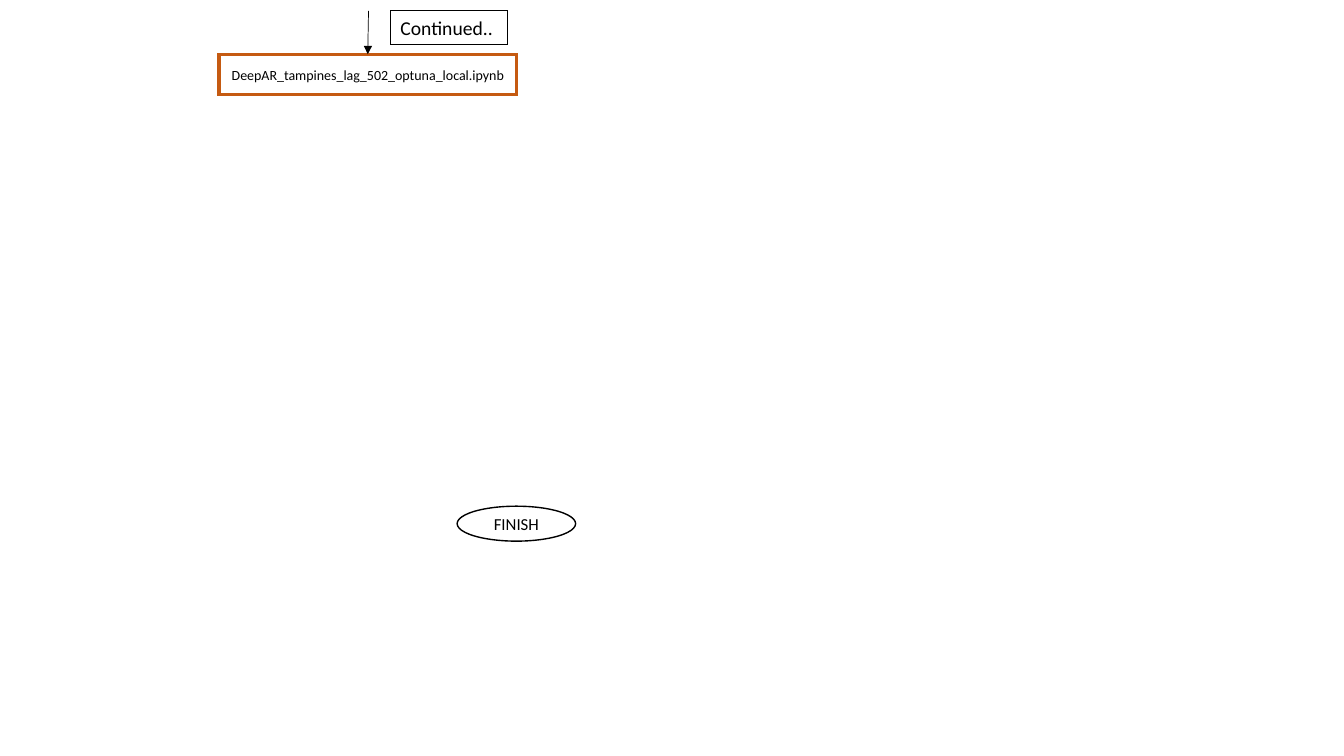
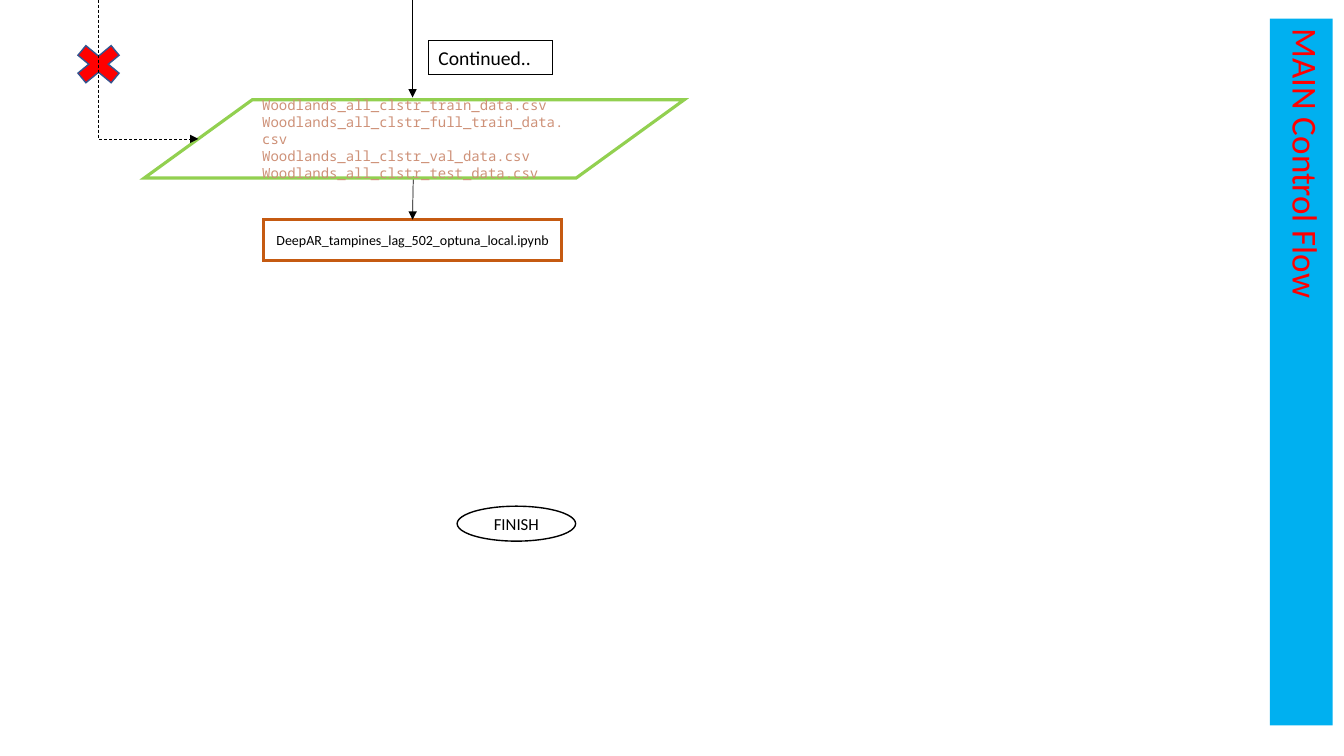
Before and after one commit to JosePeeterson/DeepAR_demand_prediction, a slide deck: slide 4 of Rental_Fleet_Demand_Forecast/docs/read_me/SW_control_flow_master_branch.pptx. Drawn at 1344x756 pixels with LibreOffice and Linux fonts; fonts in the diff are those of the drawing. Boxes give left, top, right and bottom in pixels: in the first picture for what was removed or moved away, otherwise in the second. Text is boxed around its words. In the diff, an @@ line names an element or a change of style, - is before the commit and + after.

```diff
--- a/Rental_Fleet_Demand_Forecast/docs/read_me/SW_control_flow_master_branch.pptx
+++ b/Rental_Fleet_Demand_Forecast/docs/read_me/SW_control_flow_master_branch.pptx
@@ elbow arrow added from (99, 0) to (199, 139), #000000 0.5 pt dashed @@
@@ arrow added from (412, 0) to (412, 98), #000000 0.5 pt @@
@@ rectangle added at [1270, 19, 1333, 726], fill #00B0F0, 25 pt, text #FF0000 @@
+MAIN Control Flow
@@ cross added at [67, 37, 130, 91], fill #FF0000, outline #325491 1 pt @@
@@ rectangle "Continued..": place and size @@
-rectangle "Continued.." at [390, 11, 507, 45]
+rectangle "Continued.." at [429, 40, 553, 75]
@@ flow chart input output added at [144, 100, 685, 178], outline #92D050 2.25 pt, 10 pt, text #CE9178 @@
+Woodlands_all_clstr_train_data.csv
+Woodlands_all_clstr_full_train_data.csv
+Woodlands_all_clstr_val_data.csv
+Woodlands_all_clstr_test_data.csv
@@ arrow moved from (369, 11) - (368, 54) to (413, 176) - (412, 220) @@
@@ rectangle "DeepAR_tampines_lag_502_optuna_local.ipynb": place and size @@
-rectangle "DeepAR_tampines_lag_502_optuna_local.ipynb" at [219, 54, 516, 95]
+rectangle "DeepAR_tampines_lag_502_optuna_local.ipynb" at [264, 220, 562, 260]
```
Also in this commit, not shown: 1 other slide changed, 1 slide added, 1 slide removed, 32 other files.
